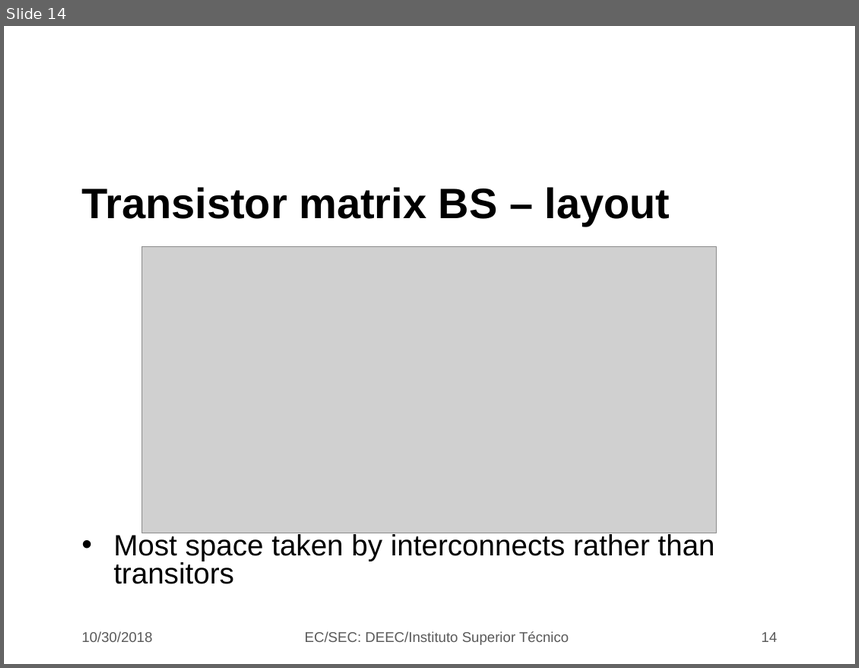
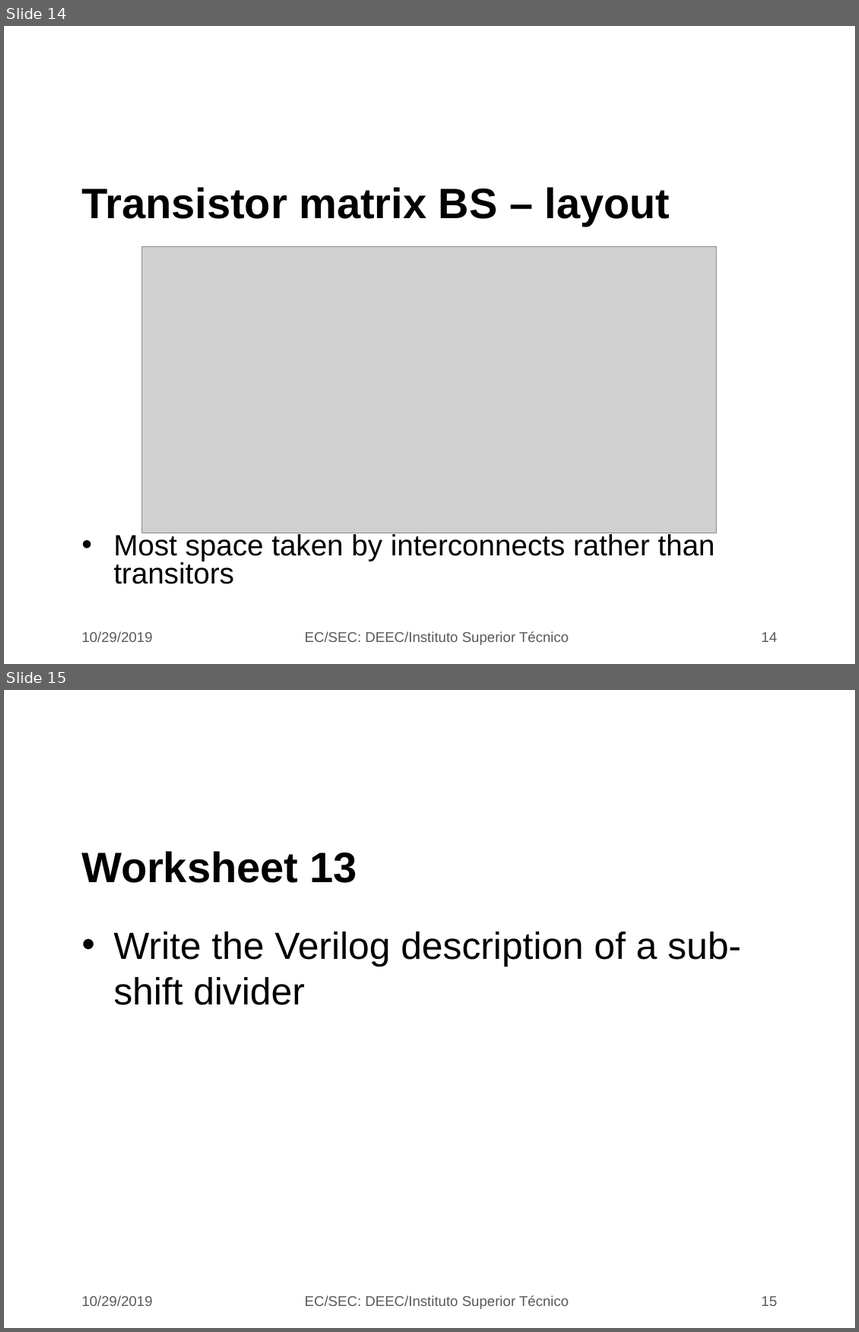
Before and after one commit to jjts/ist-sec, a slide deck: lectures/l13_div_and_shft/l13.odp. Shown one above the other, each under a label of ours: slide 14 before the commit, slides 14 and 15 after it. The pictures are 859x668 and 859x1332 pixels, drawn with LibreOffice and Linux fonts; fonts in the diff are those of the drawing; grey boxes stand for pictures; background and template pictures are left out. Boxes give left, top, right and bottom in pixels: in the first picture for what was removed or moved away, otherwise in the second. Text is boxed around its words. In the diff, an @@ line names an element or a change of style, - is before the commit and + after.

```diff
--- a/lectures/l13_div_and_shft/l13.odp
+++ b/lectures/l13_div_and_shft/l13.odp
@@ slide 15 added at (4, 690, 855, 1328), background picture (left out) @@
@@ title added at (82, 851, 357, 883), 36 pt, text #000000, bold @@
+Worksheet 13
@@ text added at (113, 932, 741, 1005), 32 pt, text #000000 @@
+• Write the Verilog description of a sub-shift divider
@@ text added at (82, 1296, 152, 1306), 12 pt, text #595959 @@
+10/29/2019
@@ text added at (305, 1296, 569, 1309), 12 pt, text #595959 @@
+EC/SEC: DEEC/Instituto Superior Técnico
@@ page number added at (762, 1296, 778, 1306), 12 pt, text #595959 @@
+15
@@ slide 14 changed as well @@
@@ text at (82, 632, 152, 642): text changed @@
-10/30/2018
+10/29/2019
```
Also in this commit, not shown: 13 other slides changed, 1 other file.
